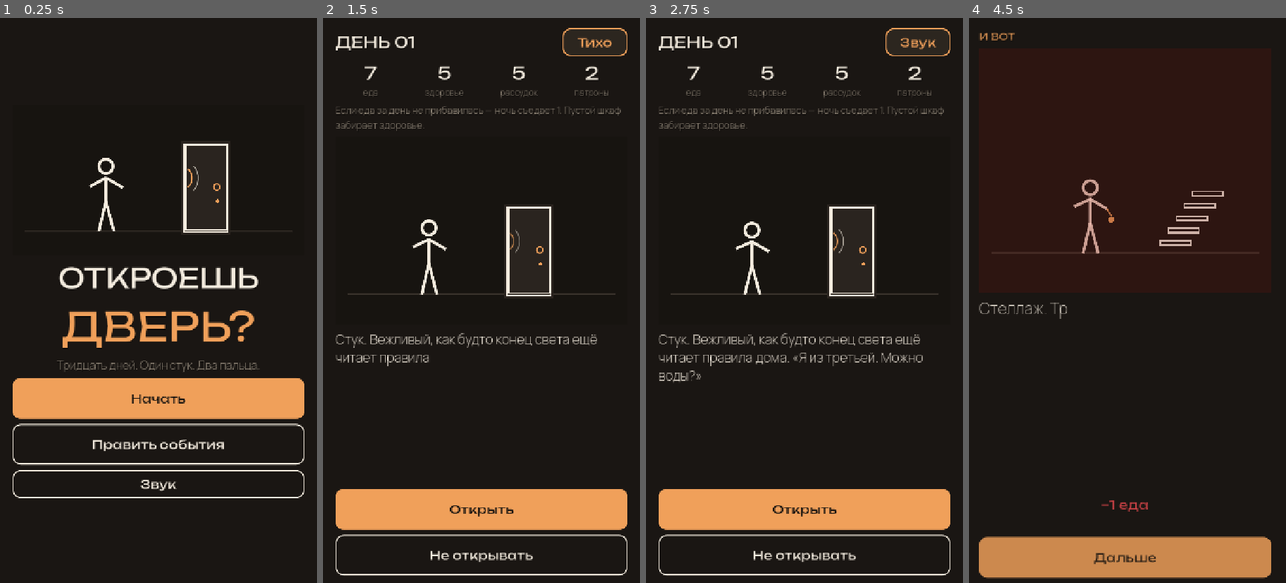
Above: before the commit, frames 1-4 (left to right).
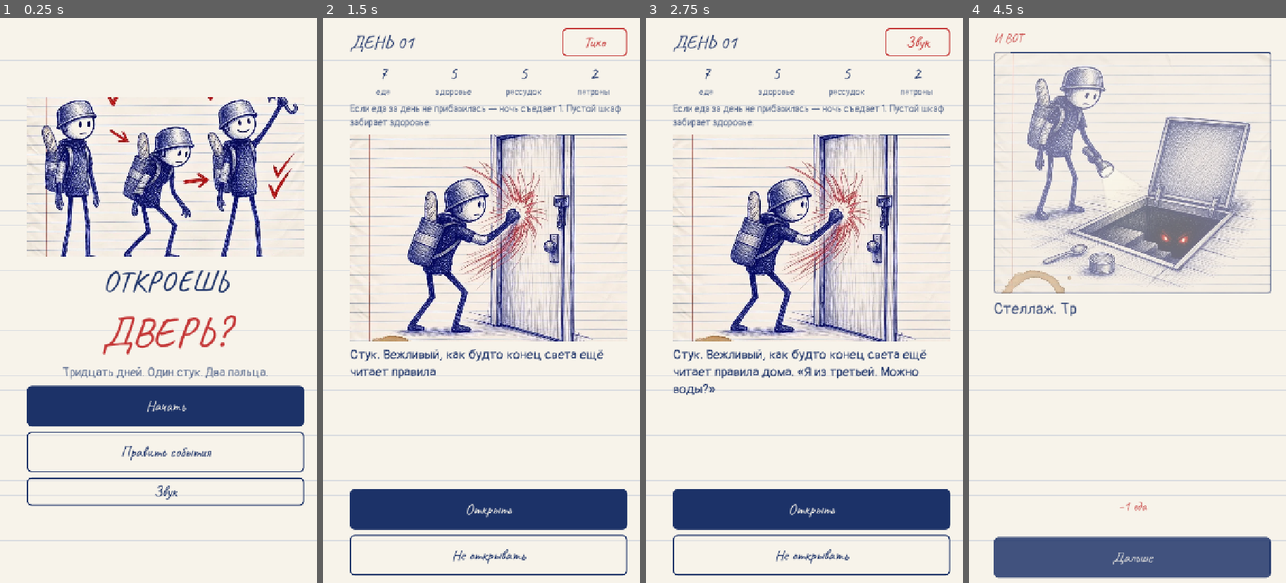
Above: after the commit, the same moments.

Repository: DmitriiGame/garlic_games
Game: Godot game, scene res://scenes/main.tscn
Two runs of this game, one before a commit and one after it. Both use one fixed random seed, a clock stepped at 60 frames per second and the inputs below.
Inputs:
- Up to frame 1 (0.25 s): no input
- Up to frame 2 (1.5 s): click "Начать" at 0.5 s; click "Звук" at 1.25 s
- Up to frame 3 (2.75 s): click "Тихо" at 2 s
- Up to frame 4 (4.5 s): click "Открыть" at 2.75 s; click "Дальше" at 3.5 s; click "Спуститься" at 4.25 s

The runs differ from the first frame. In frame 1, 98% of the frame differs, in the area x 0-100%, y 0-100%; in frame 2, 100%; in frame 3, 100%; in frame 4, 100%.

Commit message:
Give the door game notebook illustrations.
Each scene shows a ballpoint drawing, the UI sits on lined paper, and an optional image field can point at new art.

Co-authored-by: DmitriiGame <DmitriiGame@users.noreply.github.com>

Diff:
--- a/door/scripts/editor_ui.gd
+++ b/door/scripts/editor_ui.gd
@@ -8,14 +8,15 @@
 var list: ItemList
 var status: Label
 var setup_edit: TextEdit
+var image_edit: LineEdit
 var fields: Dictionary = {}
 var roll_note: Label
 var lock := false
 
-const PAPER := Color("f4ecdf")
-const MUTED := Color("a39888")
-const AMBER := Color("f0a05a")
-const INK := Color("14110e")
+const PAPER := Color("f7f3ea")
+const MUTED := Color("3d4e78")
+const AMBER := Color("1c3268")
+const INK := Color("f7f3ea")
 const STATS: Array[String] = ["food", "health", "sanity", "ammo"]
 
 
@@ -81,6 +82,11 @@
 
 	setup_edit = _area("Ситуация", 4)
 	box.add_child(setup_edit.get_parent())
+	image_edit = LineEdit.new()
+	image_edit.placeholder_text = "картинка: пусто = scenes/<сцена>"
+	image_edit.custom_minimum_size = Vector2(0, 52)
+	image_edit.add_theme_font_size_override("font_size", 22)
+	box.add_child(image_edit)
 
 	for which in ["a", "b"]:
 		var title := "Выбор А" if which == "a" else "Выбор Б"
@@ -167,6 +173,7 @@
 func _load_selected() -> void:
 	var ev := _current()
 	setup_edit.text = str(ev.get("setup", ""))
+	image_edit.text = str(ev.get("image", ""))
 	for which in ["a", "b"]:
 		var branch: Dictionary = ev.get(which, {})
 		fields[which]["label"].text = str(branch.get("label", ""))
@@ -187,6 +194,11 @@
 	if ev.is_empty():
 		return
 	ev["setup"] = setup_edit.text
+	var picture := image_edit.text.strip_edges()
+	if picture == "":
+		ev.erase("image")
+	else:
+		ev["image"] = picture
 	for which in ["a", "b"]:
 		if typeof(ev.get(which)) != TYPE_DICTIONARY:
 			ev[which] = {}
@@ -276,9 +288,11 @@
 	button.custom_minimum_size = Vector2(0, 64)
 	button.size_flags_horizontal = Control.SIZE_EXPAND_FILL
 	button.add_theme_font_size_override("font_size", 20)
-	button.add_theme_color_override("font_color", INK if primary else PAPER)
+	button.add_theme_color_override("font_color", PAPER if primary else AMBER)
 	var style := StyleBoxFlat.new()
-	style.bg_color = AMBER if primary else Color("2c261f")
+	style.bg_color = AMBER if primary else PAPER
+	style.set_border_width_all(3)
+	style.border_color = AMBER
 	style.corner_radius_top_left = 14
 	style.corner_radius_top_right = 14
 	style.corner_radius_bottom_right = 14
--- a/door/scripts/game.gd
+++ b/door/scripts/game.gd
@@ -235,6 +235,7 @@
 		"event_id": event_id,
 		"choice": which,
 		"scene": str(event.get("scene", "quiet")),
+		"image": illustration_path(event),
 	}
 	return last_reveal
 
@@ -245,6 +246,28 @@
 
 func scene_id() -> String:
 	return str(pending.get("scene", "quiet"))
+
+
+func illustration_path(event: Dictionary = {}) -> String:
+	var source: Dictionary = event if not event.is_empty() else pending
+	var named := str(source.get("image", "")).strip_edges().replace("\\", "/")
+	named = named.trim_prefix("res://art/").trim_prefix("res://")
+	if named == "":
+		named = "scenes/%s" % str(source.get("scene", "quiet"))
+	for ext in [".webp", ".jpg", ".jpeg", ".png"]:
+		if named.ends_with(ext):
+			named = named.trim_suffix(ext)
+	var path := "res://art/%s.webp" % named
+	if _resource_exists(path):
+		return path
+	var by_scene := "res://art/scenes/%s.webp" % str(source.get("scene", "quiet"))
+	if _resource_exists(by_scene):
+		return by_scene
+	return "res://art/hero.webp"
+
+
+func _resource_exists(path: String) -> bool:
+	return ResourceLoader.exists(path) or FileAccess.file_exists(path)
 
 
 func eligible_ids() -> Array[String]:
--- a/door/scripts/main.gd
+++ b/door/scripts/main.gd
@@ -1,14 +1,13 @@
 extends Control
 ## Портретный интерфейс: титр, день, раскрытие, карточка конца, правка текстов.
 
-const NIGHT := Color("1a1613")
-const INK := Color("14110e")
-const PAPER := Color("f4ecdf")
-const MUTED := Color("a39888")
-const BLOOD := Color("e5484d")
-const MOSS := Color("c5d67a")
-const AMBER := Color("f0a05a")
-const PANEL := Color("241f1b")
+const DESK := Color("e6d7bc")
+const INK := Color("1c3268")
+const PAPER := Color("f7f3ea")
+const MUTED := Color("5c6d90")
+const BLOOD := Color("c43737")
+const MOSS := Color("1c3268")
+const AMBER := Color("c43737")
 
 var display: Font
 var body: Font
@@ -16,7 +15,7 @@
 var shake_host: Control
 var screens: Dictionary = {}
 var current: Control
-var stick: Control
+var day_photo: TextureRect
 var day_title: Label
 var day_text: RichTextLabel
 var day_hint: Label
@@ -25,7 +24,10 @@
 var reveal_text: RichTextLabel
 var reveal_notes: Label
 var delta_box: HBoxContainer
-var reveal_stick: Control
+var reveal_photo: TextureRect
+var end_photo: TextureRect
+var end_mark: Label
+var end_rule: ColorRect
 var next_button: Button
 var end_kicker: Label
 var end_day: Label
@@ -47,12 +49,14 @@
 
 func _ready() -> void:
 	shot_mode = OS.get_environment("DOOR_SHOT") != ""
-	display = _font("res://fonts/Unbounded.ttf", 780)
-	body = _font("res://fonts/Manrope.ttf", 560)
+	display = _font("res://fonts/Caveat.ttf", 700)
+	body = load("res://fonts/Pangolin-Regular.ttf")
 	_build()
 	_show_screen(screens.title)
 	if shot_mode:
 		_run_shots()
+	elif OS.is_debug_build():
+		_maybe_web_card()
 
 
 func _font(path: String, weight: int) -> Font:
@@ -110,7 +114,7 @@
 
 func _build() -> void:
 	var backdrop := ColorRect.new()
-	backdrop.color = NIGHT
+	backdrop.color = DESK
 	backdrop.set_anchors_preset(Control.PRESET_FULL_RECT)
 	backdrop.mouse_filter = Control.MOUSE_FILTER_IGNORE
 	add_child(backdrop)
@@ -122,6 +126,10 @@
 	get_viewport().size_changed.connect(_fit_column)
 	_fit_column()
 
+	var paper := preload("res://scripts/notebook.gd").new()
+	paper.set_anchors_preset(Control.PRESET_FULL_RECT)
+	paper.mouse_filter = Control.MOUSE_FILTER_IGNORE
+	column.add_child(paper)
 	shake_host = Control.new()
 	shake_host.set_anchors_preset(Control.PRESET_FULL_RECT)
 	shake_host.mouse_filter = Control.MOUSE_FILTER_IGNORE
@@ -157,15 +165,13 @@
 	var screen := _screen()
 	var box := _column(screen)
 	box.alignment = BoxContainer.ALIGNMENT_CENTER
-	var art := _art_host(340)
+	var art := _art_host(360)
 	box.add_child(art)
-	var stick_title: Control = preload("res://scripts/stick.gd").new()
-	stick_title.set_anchors_preset(Control.PRESET_FULL_RECT)
-	stick_title.scene_name = "door"
-	art.add_child(stick_title)
-	box.add_child(_label("ОТКРОЕШЬ", 64, PAPER, display, HORIZONTAL_ALIGNMENT_CENTER))
-	box.add_child(_label("ДВЕРЬ?", 92, AMBER, display, HORIZONTAL_ALIGNMENT_CENTER))
-	var tag := _label(str(Game.meta.get("tagline", "Тридцать дней. Один стук. Два пальца.")), 26, MUTED, body, HORIZONTAL_ALIGNMENT_CENTER)
+	var title_photo := _photo_in(art)
+	_present_photo(title_photo, "res://art/hero.webp", false)
+	box.add_child(_label("ОТКРОЕШЬ", 68, INK, display, HORIZONTAL_ALIGNMENT_CENTER))
+	box.add_child(_label("ДВЕРЬ?", 96, BLOOD, display, HORIZONTAL_ALIGNMENT_CENTER))
+	var tag := _label(str(Game.meta.get("tagline", "Тридцать дней. Один стук. Два пальца.")), 28, MUTED, body, HORIZONTAL_ALIGNMENT_CENTER)
 	tag.autowrap_mode = TextServer.AUTOWRAP_WORD_SMART
 	box.add_child(tag)
 	var start := _button("Начать", true)
@@ -188,7 +194,7 @@
 	var box := _column(screen)
 	var top := HBoxContainer.new()
 	top.add_theme_constant_override("separation", 12)
-	day_title = _label("ДЕНЬ 01", 36, PAPER, display, HORIZONTAL_ALIGNMENT_LEFT)
+	day_title = _label("ДЕНЬ 01", 42, INK, display, HORIZONTAL_ALIGNMENT_LEFT)
 	day_title.size_flags_horizontal = Control.SIZE_EXPAND_FILL
 	top.add_child(day_title)
 	var mute := _button("звук", false)
@@ -201,12 +207,10 @@
 	day_hint = _label("", 22, MUTED, body, HORIZONTAL_ALIGNMENT_LEFT)
 	day_hint.autowrap_mode = TextServer.AUTOWRAP_WORD_SMART
 	box.add_child(day_hint)
-	var art := _art_host(300)
+	var art := _art_host(420)
 	art.size_flags_vertical = Control.SIZE_EXPAND_FILL
-	art.size_flags_stretch_ratio = 1.1
-	stick = preload("res://scripts/stick.gd").new()
-	stick.set_anchors_preset(Control.PRESET_FULL_RECT)
-	art.add_child(stick)
+	art.size_flags_stretch_ratio = 1.35
+	day_photo = _photo_in(art)
 	box.add_child(art)
 	day_text = _rich(30)
 	day_text.size_flags_vertical = Control.SIZE_EXPAND_FILL
@@ -228,12 +232,10 @@
 func _build_reveal() -> Control:
 	var screen := _screen()
 	var box := _column(screen)
-	box.add_child(_label("И ВОТ", 22, AMBER, display, HORIZONTAL_ALIGNMENT_LEFT))
-	var art := _art_host(280)
+	box.add_child(_label("И ВОТ", 28, BLOOD, display, HORIZONTAL_ALIGNMENT_LEFT))
+	var art := _art_host(360)
 	art.size_flags_vertical = Control.SIZE_EXPAND_FILL
-	reveal_stick = preload("res://scripts/stick.gd").new()
-	reveal_stick.set_anchors_preset(Control.PRESET_FULL_RECT)
-	art.add_child(reveal_stick)
+	reveal_photo = _photo_in(art)
 	box.add_child(art)
 	reveal_text = _rich(36)
 	reveal_text.custom_minimum_size = Vector2(0, 160)
@@ -256,25 +258,27 @@
 func _build_end() -> Control:
 	var screen := _screen()
 	var box := _column(screen)
-	end_kicker = _label("ОТКРОЕШЬ ДВЕРЬ?", 20, AMBER, display, HORIZONTAL_ALIGNMENT_CENTER)
+	end_kicker = _label("ОТКРОЕШЬ ДВЕРЬ?", 26, BLOOD, display, HORIZONTAL_ALIGNMENT_CENTER)
 	box.add_child(end_kicker)
-	end_day = _label("14", 120, PAPER, display, HORIZONTAL_ALIGNMENT_CENTER)
+	end_day = _label("14", 92, INK, display, HORIZONTAL_ALIGNMENT_CENTER)
 	box.add_child(end_day)
-	end_title = _label("", 42, PAPER, display, HORIZONTAL_ALIGNMENT_CENTER)
+	end_title = _label("", 46, INK, display, HORIZONTAL_ALIGNMENT_CENTER)
 	end_title.autowrap_mode = TextServer.AUTOWRAP_WORD_SMART
 	box.add_child(end_title)
-	var rule := ColorRect.new()
-	rule.custom_minimum_size = Vector2(0, 3)
-	rule.color = AMBER
-	box.add_child(rule)
-	end_line = _label("", 26, PAPER, body, HORIZONTAL_ALIGNMENT_CENTER)
+	end_rule = ColorRect.new()
+	end_rule.custom_minimum_size = Vector2(0, 3)
+	end_rule.color = BLOOD
+	box.add_child(end_rule)
+	end_line = _label("", 26, INK, body, HORIZONTAL_ALIGNMENT_CENTER)
 	end_line.autowrap_mode = TextServer.AUTOWRAP_WORD_SMART
 	box.add_child(end_line)
-	var art := _art_host(220)
-	var end_stick: Control = preload("res://scripts/stick.gd").new()
-	end_stick.name = "EndStick"
-	end_stick.set_anchors_preset(Control.PRESET_FULL_RECT)
-	art.add_child(end_stick)
+	var art := _art_host(280)
+	end_photo = _photo_in(art)
+	end_mark = _label("✗", 140, BLOOD, display, HORIZONTAL_ALIGNMENT_CENTER)
+	end_mark.set_anchors_preset(Control.PRESET_FULL_RECT)
+	end_mark.vertical_alignment = VERTICAL_ALIGNMENT_CENTER
+	end_mark.mouse_filter = Control.MOUSE_FILTER_IGNORE
+	art.add_child(end_mark)
 	box.add_child(art)
 	end_bits = VBoxContainer.new()
 	end_bits.add_theme_constant_override("separation", 4)
@@ -300,7 +304,7 @@
 func _screen() -> Control:
 	var screen := MarginContainer.new()
 	screen.set_anchors_preset(Control.PRESET_FULL_RECT)
-	screen.add_theme_constant_override("margin_left", 28)
+	screen.add_theme_constant_override("margin_left", 62)
 	screen.add_theme_constant_override("margin_right", 28)
 	screen.add_theme_constant_override("margin_top", 22)
 	screen.add_theme_constant_override("margin_bottom", 18)
@@ -322,13 +326,53 @@
 	host.custom_minimum_size = Vector2(0, min_h)
 	host.clip_contents = true
 	var style := StyleBoxFlat.new()
-	style.bg_color = Color("120f0d")
-	style.corner_radius_top_left = 22
-	style.corner_radius_top_right = 22
-	style.corner_radius_bottom_right = 22
-	style.corner_radius_bottom_left = 22
+	style.bg_color = PAPER
+	style.set_border_width_all(3)
+	style.border_color = INK
+	style.set_corner_radius_all(6)
+	style.shadow_color = Color(0.11, 0.2, 0.4, 0.18)
+	style.shadow_size = 6
+	style.shadow_offset = Vector2(3, 4)
 	host.add_theme_stylebox_override("panel", style)
 	return host
+
+
+func _photo_in(host: Control) -> TextureRect:
+	var rect := TextureRect.new()
+	rect.set_anchors_preset(Control.PRESET_FULL_RECT)
+	rect.expand_mode = TextureRect.EXPAND_IGNORE_SIZE
+	rect.stretch_mode = TextureRect.STRETCH_KEEP_ASPECT_COVERED
+	rect.mouse_filter = Control.MOUSE_FILTER_IGNORE
+	host.add_child(rect)
+	return rect
+
+
+func _present_photo(rect: TextureRect, path: String, motion: bool) -> void:
+	if rect == null:
+		return
+	var changed := str(rect.get_meta("path", "")) != path
+	rect.set_meta("path", path)
+	var texture: Texture2D = null
+	if path != "" and (ResourceLoader.exists(path) or FileAccess.file_exists(path)):
+		texture = load(path)
+	rect.texture = texture
+	if not motion:
+		rect.modulate.a = 1.0
+		rect.position = Vector2.ZERO
+		rect.rotation_degrees = 0.0
+		return
+	rect.pivot_offset = rect.size * 0.5
+	if rect.pivot_offset == Vector2.ZERO:
+		rect.pivot_offset = Vector2(180, 160)
+	if changed:
+		rect.modulate.a = 0.0
+		rect.position = Vector2(randf_range(-26, 26), 14)
+		rect.rotation_degrees = randf_range(-2.4, 2.4)
+	var tween := create_tween()
+	tween.set_parallel(true)
+	tween.tween_property(rect, "modulate:a", 1.0, 0.28)
+	tween.tween_property(rect, "position", Vector2.ZERO, 0.34).set_trans(Tween.TRANS_QUAD).set_ease(Tween.EASE_OUT)
+	tween.tween_property(rect, "rotation_degrees", randf_range(-0.35, 0.35), 0.34)
 
 
 func _label(text: String, size: int, color: Color, font: Font, align: HorizontalAlignment) -> Label:
@@ -339,8 +383,7 @@
 	label.add_theme_font_override("font", font)
 	label.add_theme_font_size_override("font_size", size)
 	label.add_theme_color_override("font_color", color)
-	label.add_theme_color_override("font_shadow_color", Color(0, 0, 0, 0.35))
-	label.add_theme_constant_override("shadow_offset_y", 2)
+	label.add_theme_color_override("font_shadow_color", Color(0, 0, 0, 0))
 	return label
 
 
@@ -356,7 +399,7 @@
 	label.autowrap_mode = TextServer.AUTOWRAP_WORD_SMART
 	label.add_theme_font_override("normal_font", body)
 	label.add_theme_font_size_override("normal_font_size", size)
-	label.add_theme_color_override("default_color", PAPER)
+	label.add_theme_color_override("default_color", INK)
 	label.add_theme_stylebox_override("normal", StyleBoxEmpty.new())
 	return label
 
@@ -368,36 +411,35 @@
 	button.alignment = HORIZONTAL_ALIGNMENT_CENTER
 	button.custom_minimum_size = Vector2(0, 92)
 	button.add_theme_font_override("font", display)
-	button.add_theme_font_size_override("font_size", 28)
+	button.add_theme_font_size_override("font_size", 34)
 	button.add_theme_stylebox_override("normal", _button_style(primary, false))
 	button.add_theme_stylebox_override("hover", _button_style(primary, true))
 	button.add_theme_stylebox_override("pressed", _button_style(primary, true))
 	button.add_theme_stylebox_override("focus", _button_style(primary, true))
 	button.add_theme_stylebox_override("disabled", _button_style(false, false))
-	button.add_theme_color_override("font_color", INK if primary else PAPER)
-	button.add_theme_color_override("font_hover_color", INK if primary else AMBER)
-	button.add_theme_color_override("font_pressed_color", INK if primary else AMBER)
-	button.add_theme_color_override("font_focus_color", INK if primary else PAPER)
+	button.add_theme_color_override("font_color", PAPER if primary else INK)
+	button.add_theme_color_override("font_hover_color", PAPER if primary else BLOOD)
+	button.add_theme_color_override("font_pressed_color", PAPER if primary else BLOOD)
+	button.add_theme_color_override("font_focus_color", PAPER if primary else INK)
 	button.add_theme_color_override("font_disabled_color", MUTED)
 	return button
 
 
 func _button_style(primary: bool, hot: bool) -> StyleBoxFlat:
 	var style := StyleBoxFlat.new()
-	style.corner_radius_top_left = 18
-	style.corner_radius_top_right = 18
-	style.corner_radius_bottom_right = 18
-	style.corner_radius_bottom_left = 18
+	style.set_corner_radius_all(10)
 	style.content_margin_left = 18
 	style.content_margin_right = 18
-	style.content_margin_top = 12
-	style.content_margin_bottom = 12
+	style.content_margin_top = 8
+	style.content_margin_bottom = 8
 	if primary:
-		style.bg_color = Color("ffb56e") if hot else AMBER
+		style.bg_color = Color("16306a") if hot else INK
+		style.set_border_width_all(3)
+		style.border_color = INK
 	else:
-		style.bg_color = Color("2c261f") if hot else Color(0, 0, 0, 0)
+		style.bg_color = Color(PAPER.r, PAPER.g, PAPER.b, 0.72) if hot else Color(PAPER.r, PAPER.g, PAPER.b, 0.35)
 		style.set_border_width_all(3)
-		style.border_color = AMBER if hot else PAPER
+		style.border_color = BLOOD if hot else INK
 	return style
 
 
@@ -409,7 +451,7 @@
 		var cell := VBoxContainer.new()
 		cell.size_flags_horizontal = Control.SIZE_EXPAND_FILL
 		cell.alignment = BoxContainer.ALIGNMENT_CENTER
-		var number := _label("0", 40, PAPER, display, HORIZONTAL_ALIGNMENT_CENTER)
+		var number := _label("0", 40, INK, display, HORIZONTAL_ALIGNMENT_CENTER)
 		stat_numbers[id] = number
 		cell.add_child(number)
 		var name := _label(Game.stat_label(id), 20, MUTED, body, HORIZONTAL_ALIGNMENT_CENTER)
@@ -426,9 +468,9 @@
 		if value <= 0:
 			number.add_theme_color_override("font_color", BLOOD)
 		elif value == 1:
-			number.add_theme_color_override("font_color", AMBER)
+			number.add_theme_color_override("font_color", BLOOD)
 		else:
-			number.add_theme_color_override("font_color", PAPER)
+			number.add_theme_color_override("font_color", INK)
 		if id == pop_id:
 			_pop(number)
 
@@ -511,8 +553,7 @@
 	day_hint.text = Game.night_hint()
 	_refresh_stats()
 	_refresh_mute()
-	stick.scene_name = Game.scene_id()
-	stick.mood = "idle"
+	_present_photo(day_photo, Game.illustration_path(), true)
 	_type_into(day_text, Game.setup_text())
 	_apply_choice_button(choice_a, "a")
 	_apply_choice_button(choice_b, "b")
@@ -568,13 +609,7 @@
 		delta_box.add_child(chip)
 		_pop(chip)
 	_refresh_stats()
-	var scene_now := str(reveal.get("scene", "quiet"))
-	var mood_now := "bad" if bool(reveal.get("bad", false)) else "good"
-	stick.scene_name = scene_now
-	stick.mood = mood_now
-	if reveal_stick:
-		reveal_stick.scene_name = scene_now
-		reveal_stick.mood = mood_now
+	_present_photo(reveal_photo, str(reveal.get("image", Game.illustration_path())), true)
 	if bool(reveal.get("dead", false)):
 		next_button.text = "Это конец"
 		Sfx.play("bad")
@@ -609,24 +644,30 @@
 func _show_end() -> void:
 	var won := Game.won
 	end_kicker.text = "СЕРИЯ ЗАКРЫТА" if won else "СЕРИЯ ОБОРВАЛАСЬ"
-	end_kicker.add_theme_color_override("font_color", MOSS if won else BLOOD)
+	end_kicker.add_theme_color_override("font_color", INK if won else BLOOD)
 	end_day.text = "%02d" % Game.day
-	end_day.add_theme_color_override("font_color", MOSS if won else PAPER)
+	end_day.add_theme_color_override("font_color", INK if won else BLOOD)
 	end_title.text = Game.ending_title
+	end_title.add_theme_color_override("font_color", INK if won else BLOOD)
 	end_line.text = Game.ending_line
+	if end_rule:
+		end_rule.color = INK if won else BLOOD
 	for child in end_bits.get_children():
 		child.queue_free()
 	for bit in Game.epitaphs(4):
-		end_bits.add_child(_label(bit, 22, AMBER, body, HORIZONTAL_ALIGNMENT_CENTER))
+		end_bits.add_child(_label(bit, 24, INK, body, HORIZONTAL_ALIGNMENT_CENTER))
 	for child in end_stats.get_children():
 		child.queue_free()
 	for id in Game.STAT_ORDER:
-		end_stats.add_child(_label("%s %d" % [Game.stat_label(id), int(Game.stats.get(id, 0))], 20, PAPER, body, HORIZONTAL_ALIGNMENT_CENTER))
+		var value := int(Game.stats.get(id, 0))
+		end_stats.add_child(_label("%s %d" % [Game.stat_label(id), value], 22, BLOOD if value <= 1 else INK, body, HORIZONTAL_ALIGNMENT_CENTER))
 	end_seed.text = "зерно %d  ·  день %d из %d" % [Game.seed_value, Game.day, Game.days_to_win]
-	var end_stick: Control = screens["end"].find_child("EndStick", true, false)
-	if end_stick:
-		end_stick.scene_name = "win" if won else "death"
-		end_stick.mood = "good" if won else "bad"
+	var photo := "res://art/hero.webp" if won else str(Game.last_reveal.get("image", "res://art/hero.webp"))
+	_present_photo(end_photo, photo, true)
+	if end_mark:
+		end_mark.text = "V" if won else "X"
+		end_mark.add_theme_color_override("font_color", BLOOD)
+		end_mark.modulate.a = 0.82
 	if won:
 		Sfx.play("win")
 	else:
@@ -675,6 +716,29 @@
 	get_tree().quit()
 
 
+func _maybe_web_card() -> void:
+	if not OS.has_feature("web"):
+		return
+	var query := str(JavaScriptBridge.eval("window.location.search", true))
+	var won := "card=win" in query
+	if "card=death" not in query and not won:
+		return
+	await get_tree().process_frame
+	Game.start_run(7)
+	Game.run_over = true
+	Game.won = won
+	Game.day = 30 if won else 14
+	if won:
+		Game.ending_title = str(Game.meta.get("win_title", "Дверь осталась при тебе"))
+		Game.ending_line = str(Game.meta.get("win_line", ""))
+	else:
+		Game.ending_title = "Тебя съели на пороге"
+		Game.ending_line = "Он сказал, что он из ЖЭКа. ЖЭК теперь с зубами."
+	Game.stats = {"food": 0, "health": 0, "sanity": 2, "ammo": 1} if not won else {"food": 4, "health": 3, "sanity": 2, "ammo": 1}
+	Game.last_reveal = {"image": "res://art/scenes/door.webp"}
+	_show_end()
+
+
 func _shot(shot_name: String) -> void:
 	await RenderingServer.frame_post_draw
 	var image := get_viewport().get_texture().get_image()
--- /dev/null
+++ b/door/scripts/notebook.gd
@@ -0,0 +1,24 @@
+extends Control
+## Лист тетради: кремовая бумага, синие линейки, красная поля.
+
+const PAPER := Color("f7f3ea")
+const LINE := Color(0.16, 0.31, 0.62, 0.14)
+const MARGIN := Color(0.76, 0.28, 0.28, 0.55)
+
+
+func _ready() -> void:
+	queue_redraw()
+
+
+func _notification(what: int) -> void:
+	if what == NOTIFICATION_RESIZED:
+		queue_redraw()
+
+
+func _draw() -> void:
+	draw_rect(Rect2(Vector2.ZERO, size), PAPER)
+	var y := 28.0
+	while y < size.y:
+		draw_line(Vector2(0, y), Vector2(size.x, y), LINE, 1.0, false)
+		y += 34.0
+	draw_line(Vector2(46, 0), Vector2(46, size.y), MARGIN, 2.0, false)
Not shown, changed: door/addons/event_editor/dock.gd
Not shown, changed: door/addons/event_editor/plugin.gd
Binary file added: door/art/hero.webp
Not shown, added: door/art/hero.webp.import
Binary file added: door/art/scenes/basement.webp
Not shown, added: door/art/scenes/basement.webp.import
Binary file added: door/art/scenes/cult.webp
Not shown, added: door/art/scenes/cult.webp.import
Binary file added: door/art/scenes/dog.webp
Not shown, added: door/art/scenes/dog.webp.import
Binary file added: door/art/scenes/door.webp
Not shown, added: door/art/scenes/door.webp.import
(and 31 more such lines)
